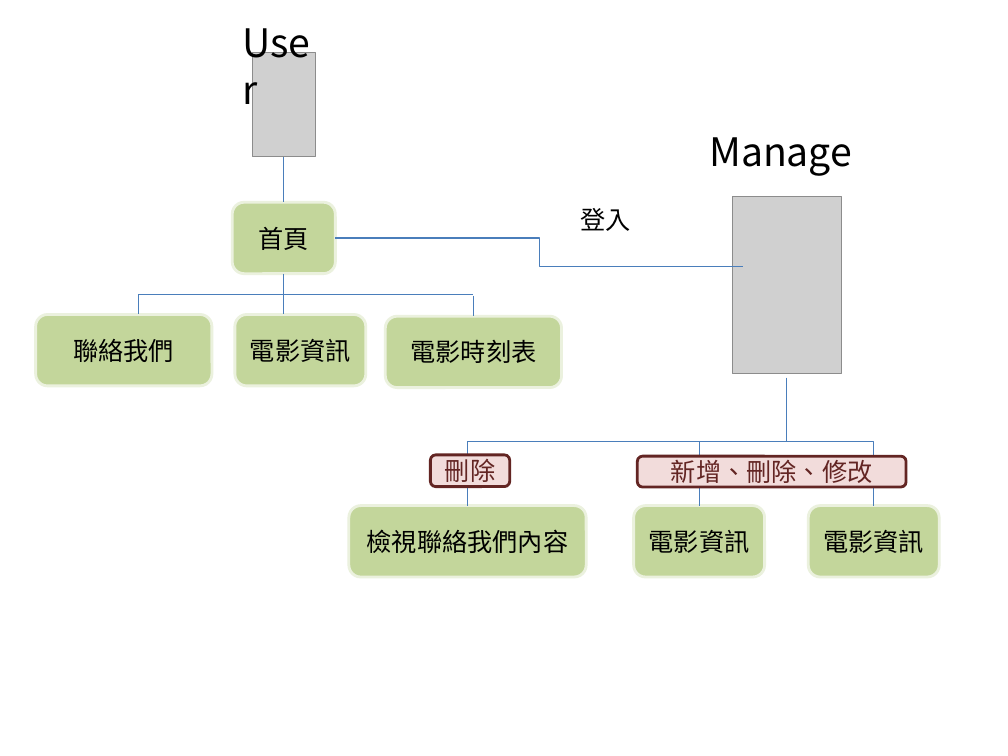
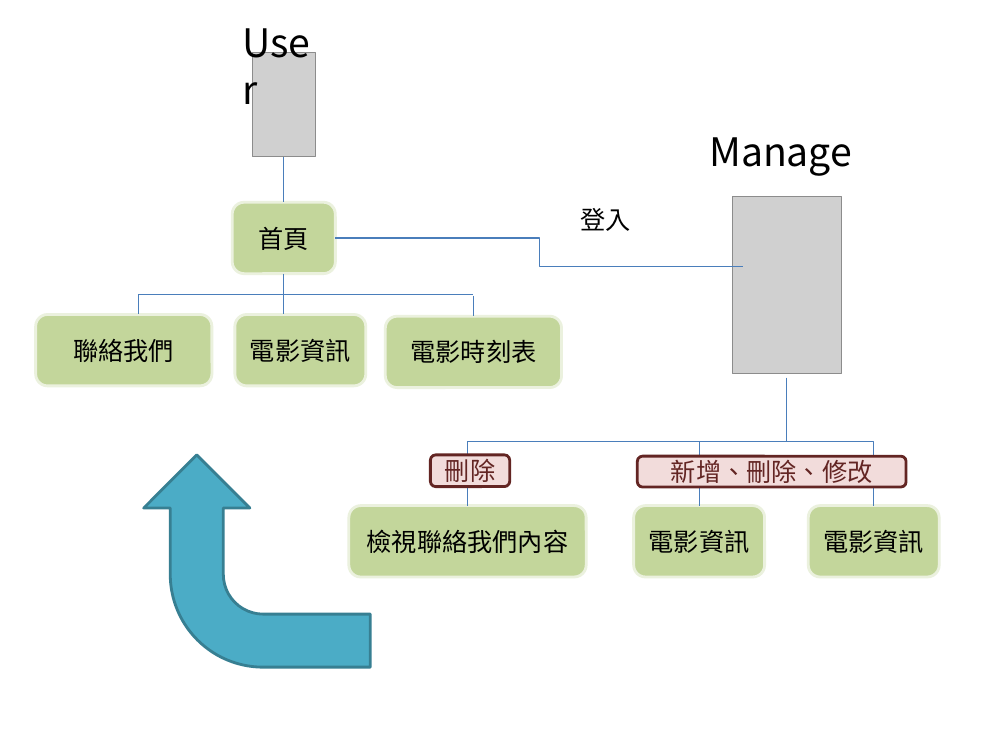
Before and after one commit to S1012775/MVCmyweb, a slide deck: slide 2 of Anny_ke.pptx (slide 4 before the commit). Drawn at 1008x756 pixels with LibreOffice and Linux fonts; fonts in the diff are those of the drawing; grey boxes stand for pictures; background and template pictures are left out. Boxes give left, top, right and bottom in pixels: in the first picture for what was removed or moved away, otherwise in the second. Text is boxed around its words. In the diff, an @@ line names an element or a change of style, - is before the commit and + after.

```diff
--- a/Anny_ke.pptx
+++ b/Anny_ke.pptx
@@ bent arrow added at (x1=144, y1=455, x2=371, y2=667), fill #4BACC6, outline #377F92 2 pt @@
```
Also in this commit, not shown: 2 other slides changed, 2 slides added, 2 slides removed.
